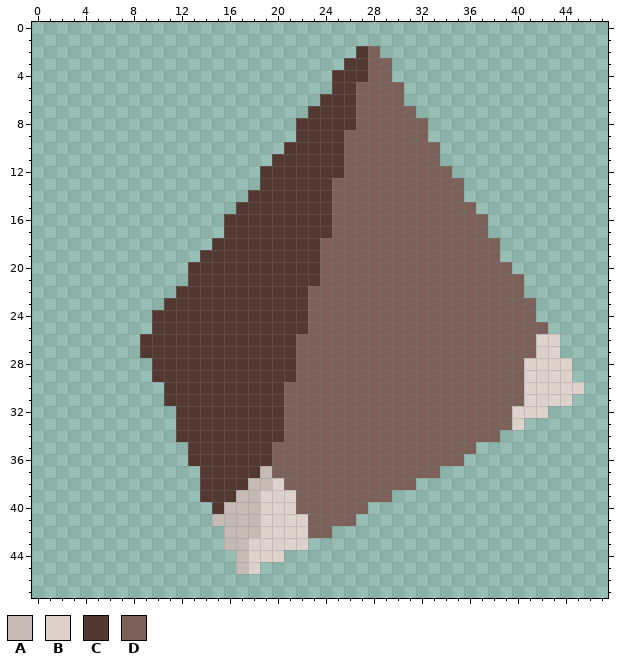
Pixel-art file -- src/skins/british-museum/dice0-b.aseprite. The first picture shows the starting point.
48x48 pixels, 1 frame.
Palette (. is transparent): A #c5bab4  B #ded2cd  C #523831  D #7b615a
Pixels before, first column x 9:
 2 ..................CD.................
 3 .................CCDD................
 4 ................CCCDD................
 5 ................CCDDDD...............
 6 ...............CCCDDDD...............
 7 ..............CCCCDDDDD..............
 8 .............CCCCCDDDDDD.............
 9 .............CCCCDDDDDDD.............
10 ............CCCCCDDDDDDDD............
11 ...........CCCCCCDDDDDDDD............
12 ..........CCCCCCCDDDDDDDDD...........
13 ..........CCCCCCDDDDDDDDDDD..........
14 .........CCCCCCCDDDDDDDDDDD..........
15 ........CCCCCCCCDDDDDDDDDDDD.........
16 .......CCCCCCCCCDDDDDDDDDDDDD........
17 .......CCCCCCCCCDDDDDDDDDDDDD........
18 ......CCCCCCCCCDDDDDDDDDDDDDDD.......
19 .....CCCCCCCCCCDDDDDDDDDDDDDDD.......
20 ....CCCCCCCCCCCDDDDDDDDDDDDDDDD......
21 ....CCCCCCCCCCCDDDDDDDDDDDDDDDDD.....
22 ...CCCCCCCCCCCDDDDDDDDDDDDDDDDDD.....
23 ..CCCCCCCCCCCCDDDDDDDDDDDDDDDDDDD....
24 .CCCCCCCCCCCCCDDDDDDDDDDDDDDDDDDD....
25 .CCCCCCCCCCCCCDDDDDDDDDDDDDDDDDDDD...
26 CCCCCCCCCCCCCDDDDDDDDDDDDDDDDDDDDBB..
27 CCCCCCCCCCCCCDDDDDDDDDDDDDDDDDDDDBB..
28 .CCCCCCCCCCCCDDDDDDDDDDDDDDDDDDDBBBB.
29 .CCCCCCCCCCCCDDDDDDDDDDDDDDDDDDDBBBB.
30 ..CCCCCCCCCCDDDDDDDDDDDDDDDDDDDDBBBBB
31 ..CCCCCCCCCCDDDDDDDDDDDDDDDDDDDDBBBB.
32 ...CCCCCCCCCDDDDDDDDDDDDDDDDDDDBBB...
33 ...CCCCCCCCCDDDDDDDDDDDDDDDDDDDB.....
34 ...CCCCCCCCCDDDDDDDDDDDDDDDDDD.......
35 ....CCCCCCCDDDDDDDDDDDDDDDDD.........
36 ....CCCCCCCDDDDDDDDDDDDDDDD..........
37 .....CCCCCADDDDDDDDDDDDDD............
38 .....CCCCAABDDDDDDDDDDD..............
39 .....CCCAABBBDDDDDDDD................
40 ......CAAABBBDDDDDD..................
41 ......AAAABBBBDDDD...................
42 .......AAABBBBDD.....................
43 .......AABBBBB.......................
44 ........ABBB.........................
45 ........AB...........................
After:
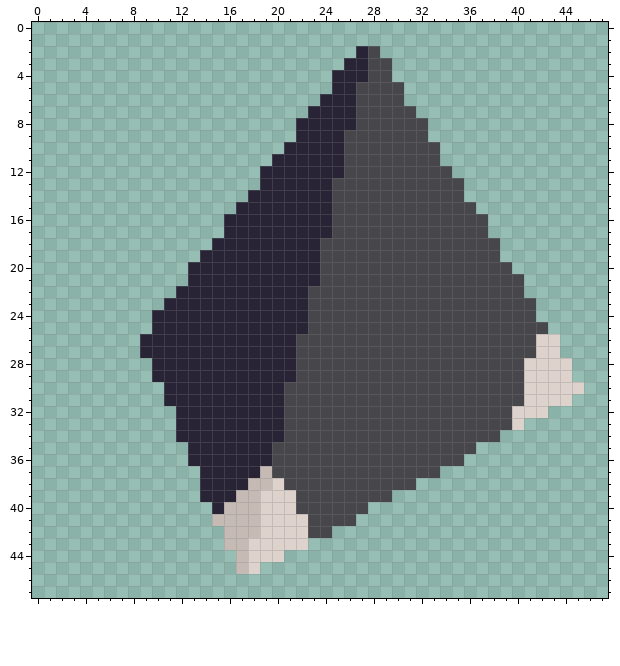
What changed:
colour C: #523831 -> #282435
colour D: #7b615a -> #47464b
